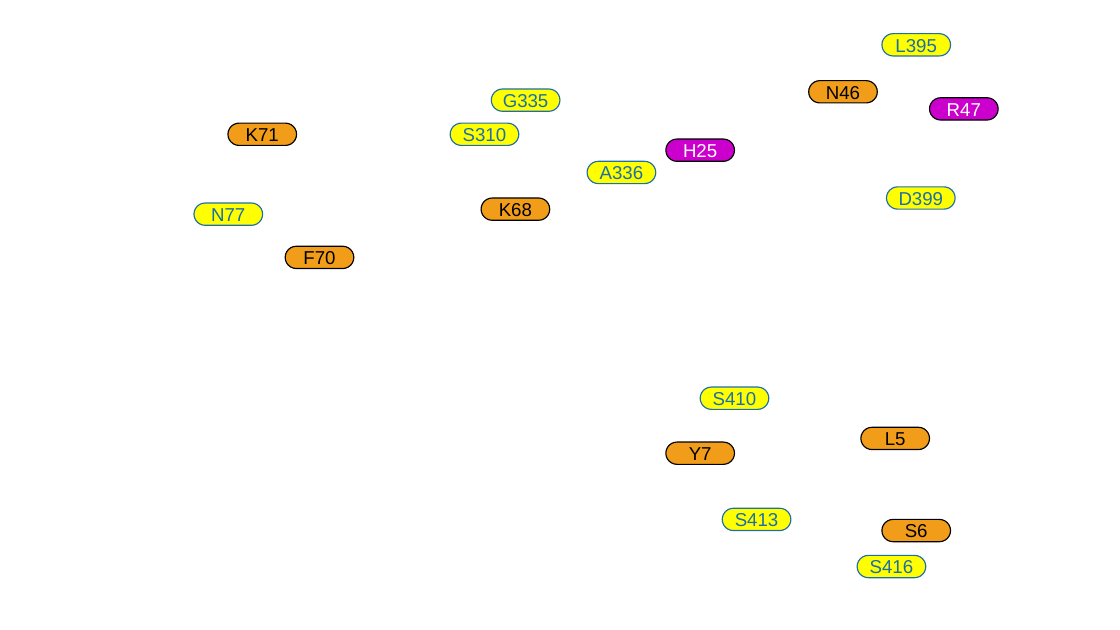
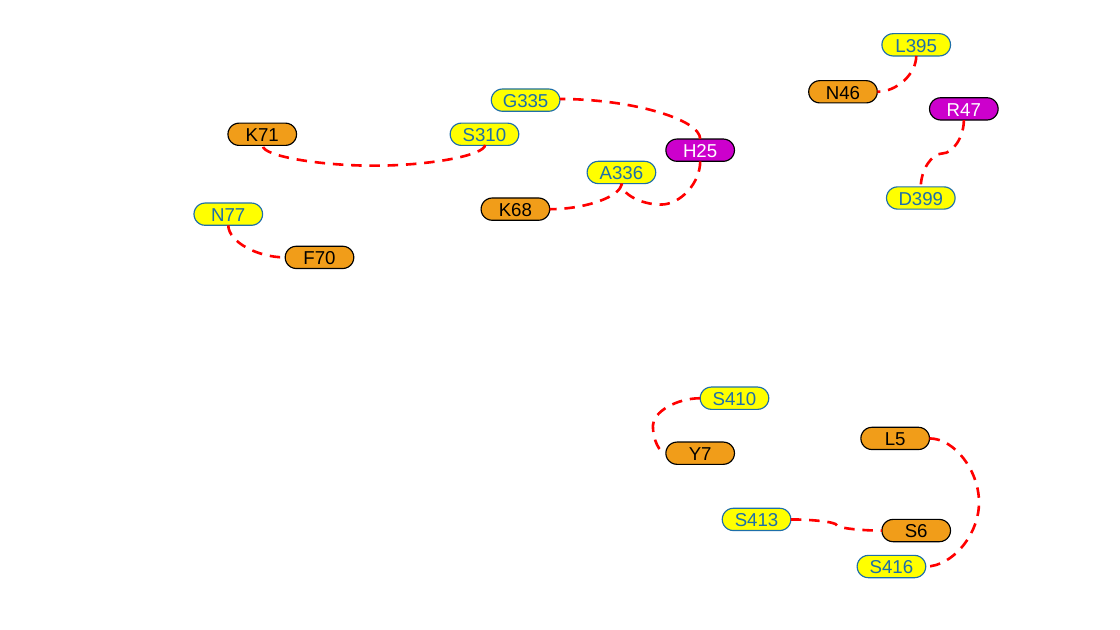
Before and after one commit to tuplexyz/SARS-CoV-2_N-Cytokine_Docking, a slide deck: slide 1 of haddock/figures/Figures_horiz.pptx. Drawn at 1120x630 pixels with LibreOffice and Linux fonts; fonts in the diff are those of the drawing; background and template pictures are left out. Boxes give left, top, right and bottom in pixels: in the first picture for what was removed or moved away, otherwise in the second. Text is boxed around its words. In the diff, an @@ line names an element or a change of style, - is before the commit and + after.

```diff
--- a/haddock/figures/Figures_horiz.pptx
+++ b/haddock/figures/Figures_horiz.pptx
@@ curved line added from (917, 56) to (877, 92), #FF0000 2.25 pt dashed @@
@@ curved line added from (701, 139) to (560, 99), #FF0000 2.25 pt dashed @@
@@ curved line added from (486, 145) to (263, 146), #FF0000 2.25 pt dashed @@
@@ curved line added from (964, 120) to (921, 187), #FF0000 2.25 pt dashed @@
@@ curved line added from (701, 161) to (622, 184), #FF0000 2.25 pt dashed @@
@@ curved line added from (622, 184) to (549, 209), #FF0000 2.25 pt dashed @@
@@ curved line added from (229, 225) to (286, 257), #FF0000 2.25 pt dashed @@
@@ curved line added from (701, 398) to (666, 454), #FF0000 2.25 pt dashed @@
@@ curved line added from (930, 439) to (926, 566), #FF0000 2.25 pt dashed @@
@@ curved line added from (791, 519) to (882, 531), #FF0000 2.25 pt dashed @@
```
Also in this commit, not shown: 2 slides added.
